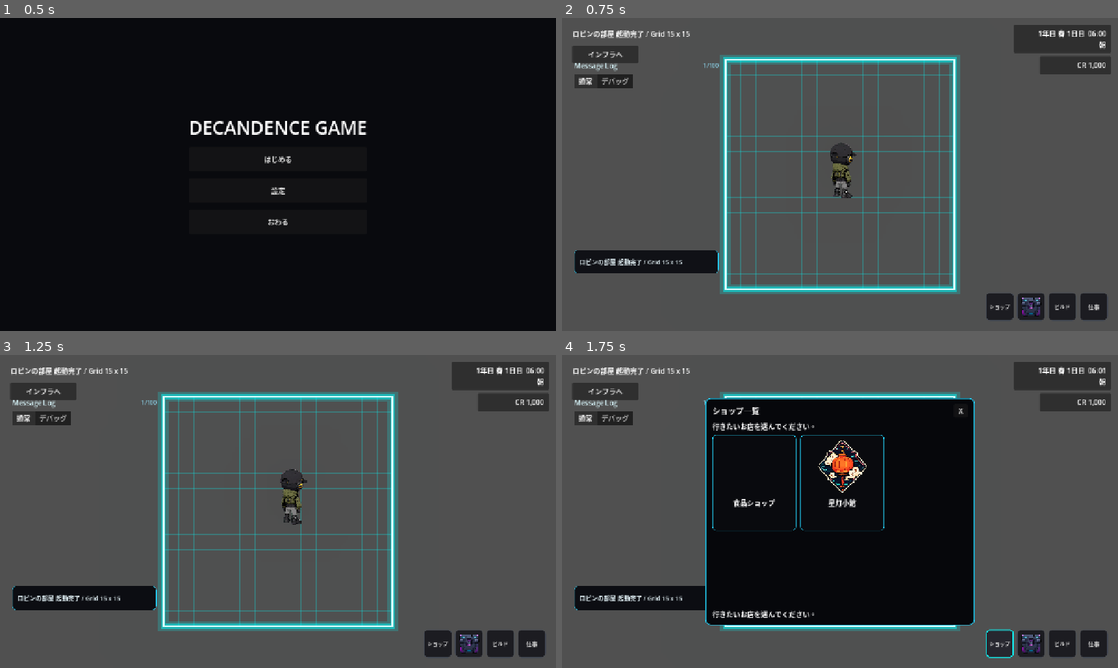
Above: before the commit, frames 1-4 (two rows, left to right).
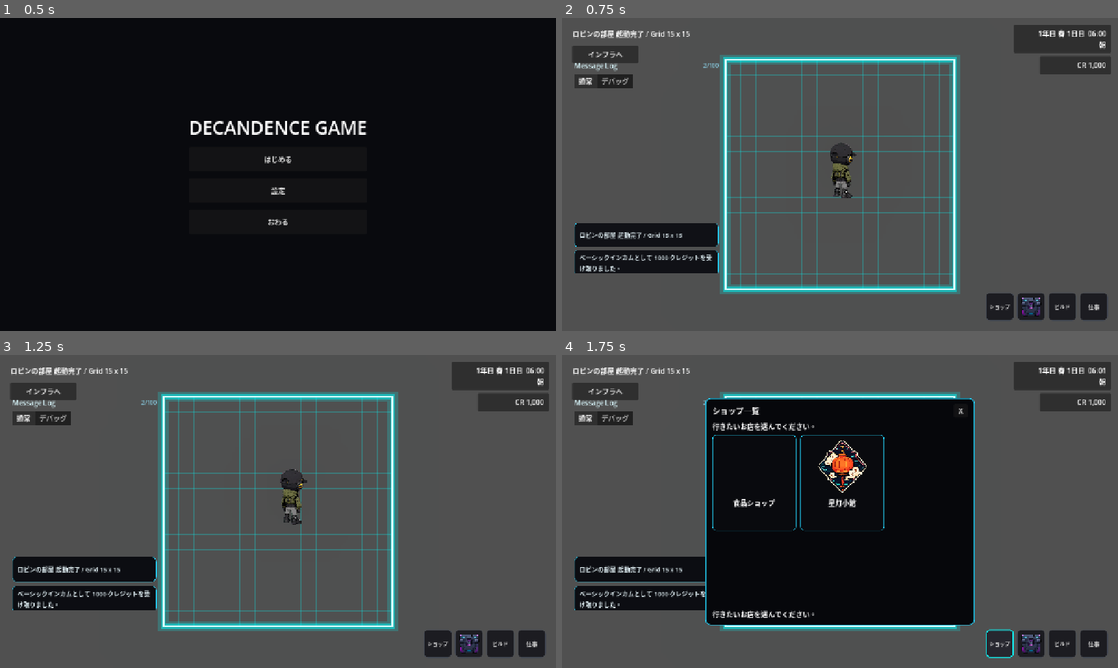
Above: after the commit, the same moments.

Repository: grimoire1089-coder/optimistic
Game: Godot game, scene res://Scenes/Boot/TitleScene.tscn
The game is run twice, just before and just after one commit, with the same random seed, the same clock (stepped at 60 frames per second) and the same inputs. Sound files missing from this copy of the repository are replaced by a short silence.
Inputs:
- Up to frame 1 (0.5 s): no input
- Up to frame 2 (0.75 s): click "はじめる" at 0.5 s
- Up to frame 3 (1.25 s): no input
- Up to frame 4 (1.75 s): click "ショップ" at 1.25 s

Frame 1 is identical in both runs. In frame 2, 2.4% of the frame differs, in the area x 2-29%, y 14-82%; in frame 3, 2.6%; in frame 4, 2.4%.

Commit message:
Show basic income in message log

Diff:
--- a/Scripts/Systems/Currency/BasicIncomeSystem.gd
+++ b/Scripts/Systems/Currency/BasicIncomeSystem.gd
@@ -16,21 +16,38 @@
 var _clock: GameClockSystem
 var _wallet: Node
 var _last_paid_period_index: int = 0
+var _pending_log_messages: Array[String] = []
 
 
 func _ready() -> void:
 	add_to_group("basic_income_system")
+	_connect_tree_signals()
 	call_deferred("_connect_systems")
+	call_deferred("flush_pending_log_messages")
 
 
 func reset_for_new_game() -> void:
 	_last_paid_period_index = 0
+	_pending_log_messages.clear()
 
 	if _clock == null or _wallet == null:
 		_connect_systems()
 
 	if grant_on_first_period_start:
 		_try_grant_income_for_current_day()
+
+
+func flush_pending_log_messages() -> void:
+	if _pending_log_messages.is_empty():
+		return
+
+	var message_log := _find_message_log()
+	if message_log == null:
+		return
+
+	for message in _pending_log_messages:
+		message_log.call("add_message", message)
+	_pending_log_messages.clear()
 
 
 func _connect_systems() -> void:
@@ -64,6 +81,16 @@
 		_last_paid_period_index = max(0, int(data[SAVE_KEY_LAST_PAID_PERIOD]))
 
 
+func _connect_tree_signals() -> void:
+	var tree := get_tree()
+	if tree == null:
+		return
+
+	var callable := Callable(self, "_on_tree_node_added")
+	if not tree.node_added.is_connected(callable):
+		tree.node_added.connect(callable)
+
+
 func _find_clock() -> GameClockSystem:
 	var autoload_clock := get_node_or_null("/root/GameClock")
 	if autoload_clock is GameClockSystem:
@@ -88,8 +115,22 @@
 	return null
 
 
+func _find_message_log() -> Node:
+	var group_nodes := get_tree().get_nodes_in_group("message_log")
+	for node in group_nodes:
+		if node != null and node.has_method("add_message"):
+			return node
+	return null
+
+
 func _on_day_changed(_day: int) -> void:
 	_try_grant_income_for_current_day()
+
+
+func _on_tree_node_added(_node: Node) -> void:
+	if _pending_log_messages.is_empty():
+		return
+	call_deferred("flush_pending_log_messages")
 
 
 func _try_grant_income_for_current_day() -> bool:
@@ -120,5 +161,19 @@
 		_clock.get_season_id(),
 		_clock.get_season_day()
 	)
+	_push_income_message(amount_to_text(income_amount))
 
 	return true
+
+
+func _push_income_message(amount_text: String) -> void:
+	var message := "ベーシックインカムとして %s クレジットを受け取りました。" % amount_text
+	var message_log := _find_message_log()
+	if message_log == null:
+		_pending_log_messages.append(message)
+		return
+	message_log.call("add_message", message)
+
+
+func amount_to_text(amount: int) -> String:
+	return "%d" % amount
